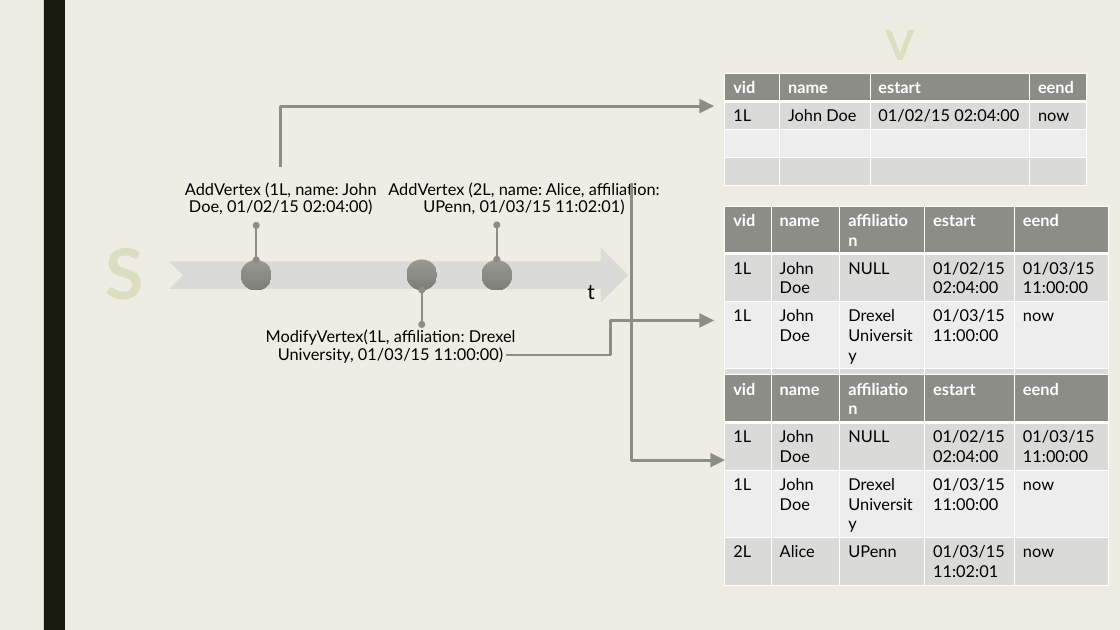
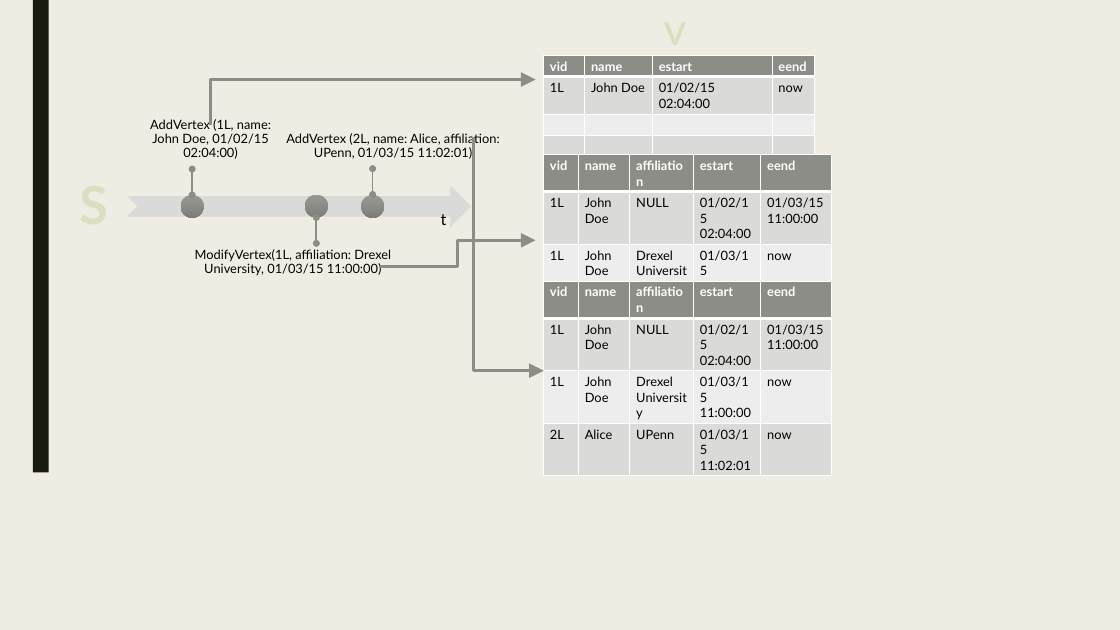
Before and after one commit to PortalDB/portal, a slide deck: slide 1 of paper/pvldb2016/figs/model.pptx. Drawn at 1120x630 pixels with LibreOffice and Linux fonts; fonts in the diff are those of the drawing. Boxes give left, top, right and bottom in pixels: in the first picture for what was removed or moved away, otherwise in the second. Text is boxed around its words. In the diff, an @@ line names an element or a change of style, - is before the commit and + after.

```diff
--- a/paper/pvldb2016/figs/model.pptx
+++ b/paper/pvldb2016/figs/model.pptx
@@ rectangle: place and size @@
-rectangle at (44,0,65,630)
+rectangle at (33,0,49,472)
@@ table at (544,55,816,158) @@
@@ size 14 to 11 pt @@
@@ table: place and size @@
-table at (725,74,1087,186)
+table at (544,55,816,158)
@@ elbow arrow moved from (281, 167) - (714, 106) to (211, 125) - (536, 80) @@
@@ free "AddVertex (1L, name: John Doe, ...": place and size @@
-free "AddVertex (1L, name: John Doe, ..." at (169,166,392,225)
+free "AddVertex (1L, name: John Doe, ..." at (127,124,295,169)
@@ free "AddVertex (2L, name: Alice, affiliation: ...": place and size @@
-free "AddVertex (2L, name: Alice, affiliation: ..." at (362,166,686,225)
+free "AddVertex (2L, name: Alice, affiliation: ..." at (271,124,515,169)
@@ elbow arrow moved from (632, 183) - (725, 460) to (474, 138) - (544, 371) @@
@@ double arrow moved from (256, 225) - (256, 260) to (192, 169) - (192, 195) @@
@@ double arrow moved from (497, 225) - (497, 260) to (373, 169) - (373, 195) @@
@@ table at (544,155,831,339) @@
@@ size 14 to 11 pt @@
@@ table: place and size @@
-table at (725,206,1109,357)
+table at (544,155,831,339)
@@ notched right arrow: place and size @@
-notched right arrow at (169,248,628,303)
+notched right arrow at (127,186,471,227)
@@ ellipse: place and size @@
-ellipse at (241,260,271,290)
+ellipse at (181,195,203,218)
@@ ellipse: place and size @@
-ellipse at (407,260,437,290)
+ellipse at (305,195,328,218)
@@ ellipse: place and size @@
-ellipse at (481,260,512,290)
+ellipse at (361,195,384,218)
@@ text "t": place and size @@
-text "t" at (587,285,595,299)
+text "t" at (441,214,447,225)
@@ text "t" at (441,214,447,225): size 18 to 14 pt @@
@@ size 14 to 11 pt; less space between paragraphs in 3 elements at (127,124,295,169), (271,124,515,169), (181,239,405,281) @@
@@ free "ModifyVertex(1L, affiliation: Drexel University, 01/03/15 ...": place and size @@
-free "ModifyVertex(1L, affiliation: Drexel University, 01/03/15 ..." at (241,319,541,375)
+free "ModifyVertex(1L, affiliation: Drexel University, 01/03/15 ..." at (181,239,405,281)
@@ double arrow moved from (422, 290) - (422, 324) to (317, 218) - (317, 244) @@
@@ elbow arrow moved from (507, 355) - (714, 321) to (380, 266) - (536, 240) @@
@@ table at (544,281,831,474) @@
@@ size 14 to 11 pt @@
@@ table: place and size @@
-table at (725,375,1109,581)
+table at (544,281,831,474)
```
Also in this commit, not shown: 16 other slides changed, 5 slides added, 2 other files.
